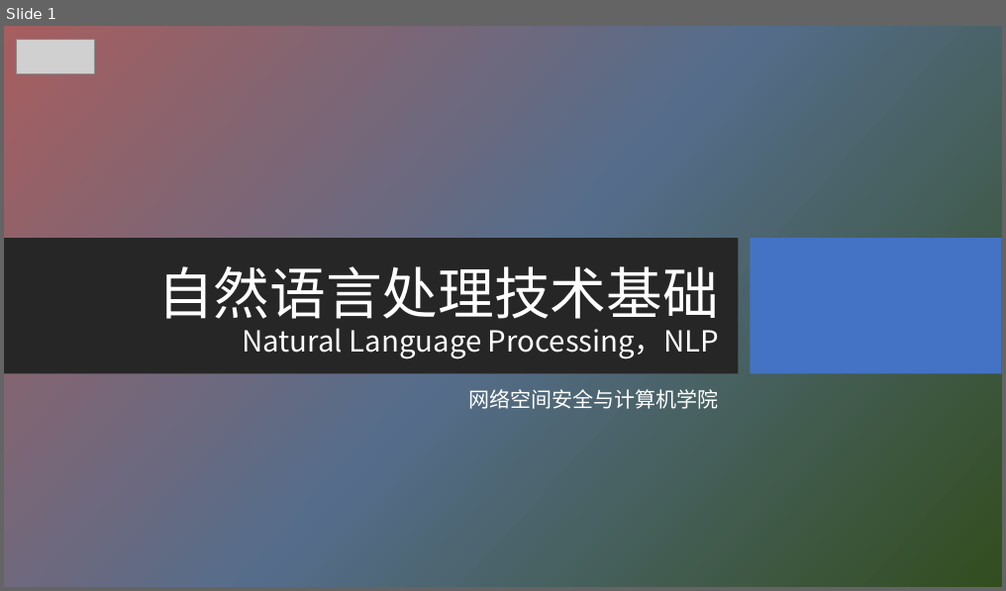
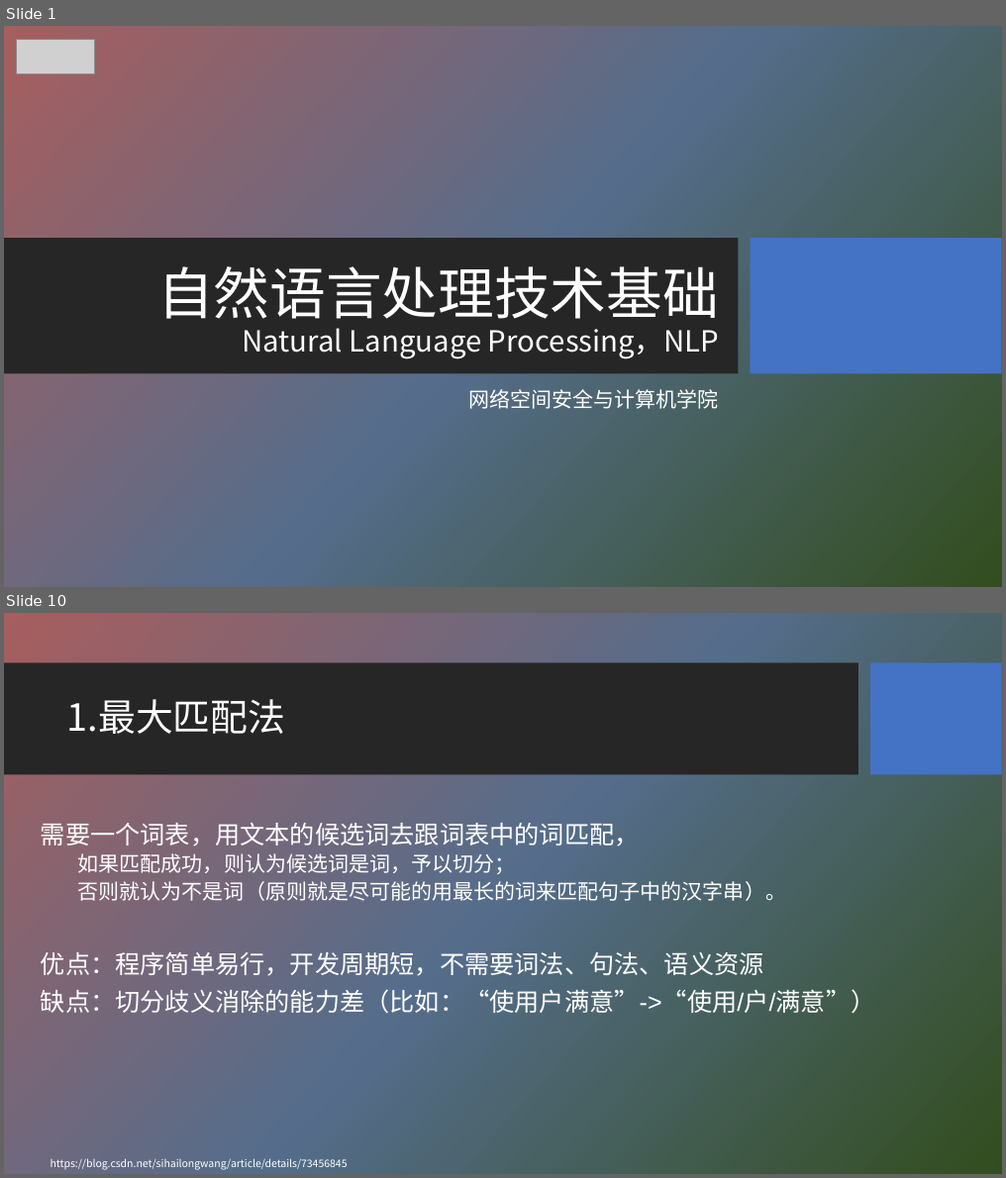
Before and after one commit to HBU/NLP_PPT, a slide deck: PPT-2020/ch07 词法分析.pptx. Shown one above the other, each under a label of ours: slide 1 before the commit, slides 1 and 10 after it; the slides between them are not shown. The pictures are 1006x591 and 1006x1178 pixels, drawn with LibreOffice and Linux fonts; fonts in the diff are those of the drawing; grey boxes stand for pictures; background and template pictures are left out. Boxes give left, top, right and bottom in pixels: in the first picture for what was removed or moved away, otherwise in the second. Text is boxed around its words. In the diff, an @@ line names an element or a change of style, - is before the commit and + after.

```diff
--- a/PPT-2020/ch07 词法分析.pptx
+++ b/PPT-2020/ch07 词法分析.pptx
@@ slide 10 added at (4,613,1002,1174), background picture (left out) @@
@@ rectangle added at (4,663,858,775), fill #262626 @@
@@ rectangle added at (871,663,1002,775), fill #4472C4 @@
@@ title added at (67,699,285,734), 36 pt, text #FFFFFF @@
+1.最大匹配法
@@ text added at (41,823,875,1018), 24 pt, text #FFFFFF @@
+需要一个词表，用文本的候选词去跟词表中的词匹配，
+  如果匹配成功，则认为候选词是词，予以切分；
+  否则就认为不是词（原则就是尽可能的用最长的词来匹配句子中的汉字串）。
+优点：程序简单易行，开发周期短，不需要词法、句法、语义资源
+缺点：切分歧义消除的能力差（比如：“使用户满意”->“使用/户/满意”）
@@ text added at (51,1158,348,1170), 10 pt, text #FFFFFF @@
+https://blog.csdn.net/sihailongwang/article/details/73456845
```
Also in this commit, not shown: 7 slides changed, 28 other slides added, 2 other files.
